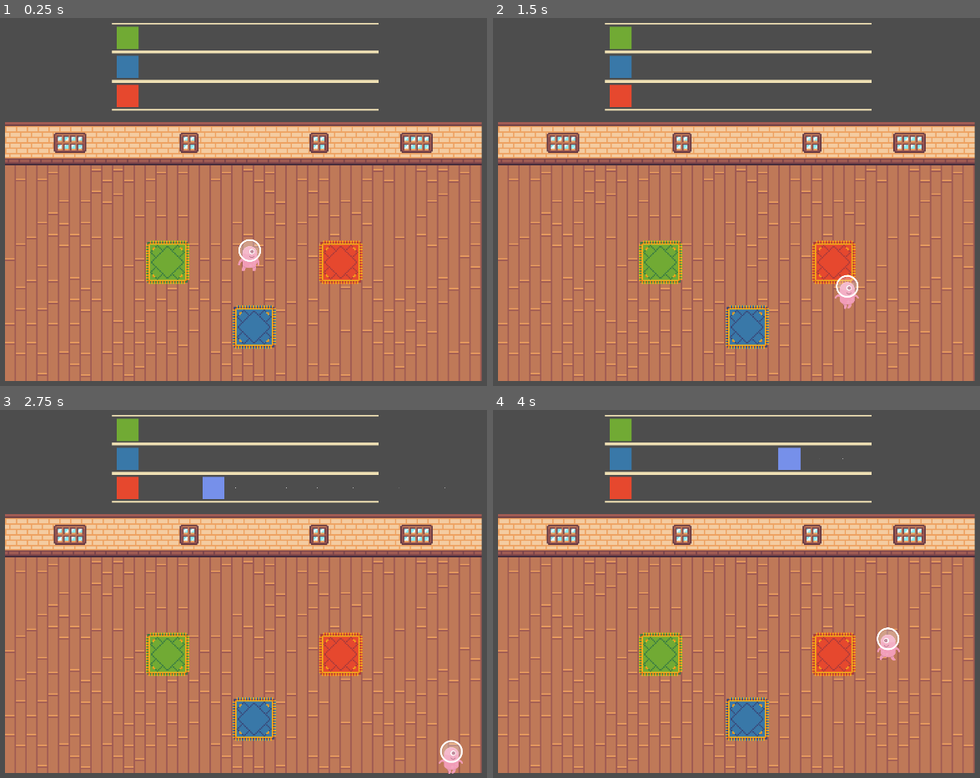
Above: before the commit, frames 1-4 (two rows, left to right).
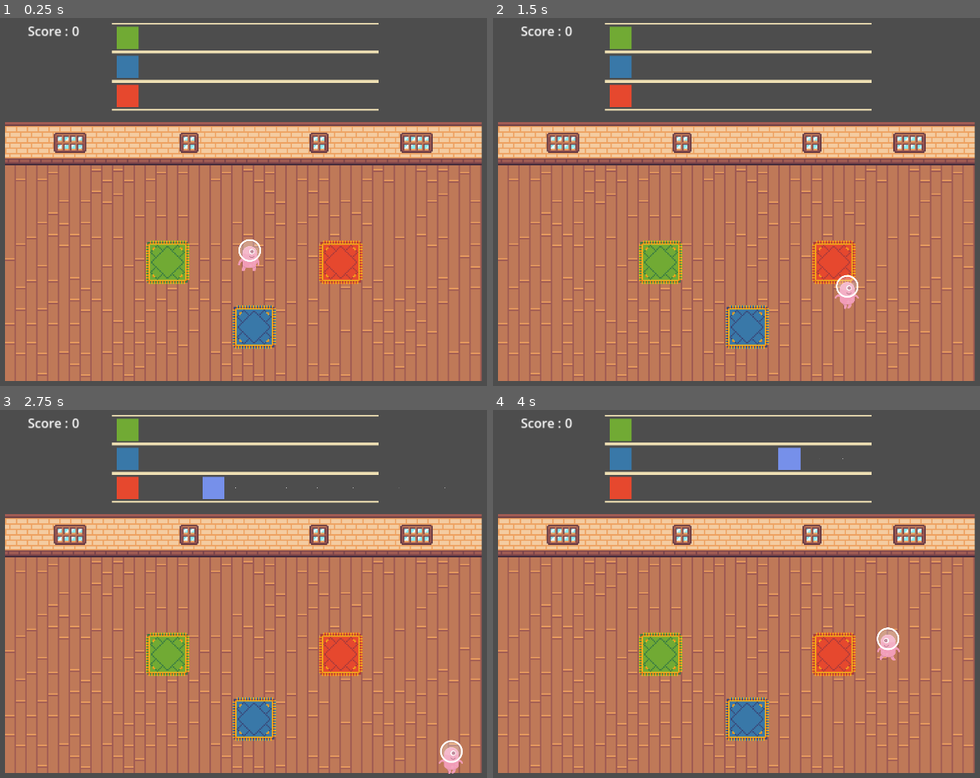
Above: after the commit, the same moments.

Repository: Zenika/gamejam-002-cook-ze-beat
Game: Godot game, scene res://scenes/game.tscn
Same seed, same stepped clock (60 frames per second), same inputs: the game is played once before the commit and once after it. Sound files missing from this copy of the repository are replaced by a short silence.
Inputs:
- Up to frame 1 (0.25 s): no input
- Up to frame 2 (1.5 s): tap Enter at 0.5 s; hold Right (move_right) 0.53-1.28 s; tap Space (action) at 0.6 s; hold Down (move_down) from 1.28 s (still down); tap Shift (sprint) at 1.35 s
- Up to frame 3 (2.75 s): release Down (move_down) at 2.03 s; hold Right (move_right) from 2.03 s (still down); tap Space (action) at 2.1 s
- Up to frame 4 (4 s): release Right (move_right) at 2.78 s; hold Up (move_up) 2.78-3.53 s; tap Shift (sprint) at 2.85 s; hold Left (move_left) from 3.53 s (still down); tap Space (action) at 3.6 s

The runs differ from the first frame. In frame 1, 0.1% of the frame differs, in the area x 5-17%, y 2-5%; in frame 2, 0.1%; in frame 3, 0.1%; in frame 4, 0.1%.

Commit message:
feat: affiche un score

Diff:
--- a/scenes/partition/partition.tscn
+++ b/scenes/partition/partition.tscn
@@ -7,6 +7,7 @@
 [ext_resource type="Texture2D" uid="uid://cpbbob0ttfc1d" path="res://Sprites/notes_markers/blue.png" id="5_lcf4y"]
 [ext_resource type="Texture2D" uid="uid://dlyp1oteodl0p" path="res://Sprites/notes_markers/red.png" id="6_2uief"]
 [ext_resource type="Texture2D" uid="uid://d3j1h0nm2fi1t" path="res://Sprites/notes_markers/green.png" id="7_wp0wo"]
+[ext_resource type="PackedScene" uid="uid://dtbg7s6asp1bj" path="res://scenes/score.tscn" id="8_mr4dm"]
 
 [node name="Partition" type="Node2D"]
 script = ExtResource("1_v8fus")
@@ -42,5 +43,12 @@
 position = Vector2(90, 82)
 texture = ExtResource("7_wp0wo")
 
+[node name="Score" parent="." instance=ExtResource("8_mr4dm")]
+position = Vector2(-360, 9)
+scale = Vector2(3.55, 3.55)
+
+[connection signal="increment_score" from="NoteMarker" to="Score" method="incrementScore"]
+[connection signal="increment_score" from="NoteMarker2" to="Score" method="incrementScore"]
+[connection signal="increment_score" from="NoteMarker3" to="Score" method="incrementScore"]
 [connection signal="beat" from="Conductor" to="." method="_on_Conductor_beat"]
 [connection signal="measure" from="Conductor" to="." method="_on_Conductor_measure"]
--- /dev/null
+++ b/scenes/score.tscn
@@ -0,0 +1,21 @@
+[gd_scene load_steps=2 format=3 uid="uid://dtbg7s6asp1bj"]
+
+[ext_resource type="Script" path="res://scripts/score.gd" id="1_vxslw"]
+
+[node name="Score" type="Node2D"]
+script = ExtResource("1_vxslw")
+
+[node name="ScoreNode" type="Node2D" parent="."]
+
+[node name="Label" type="Label" parent="ScoreNode"]
+offset_right = 56.0
+offset_bottom = 23.0
+text = "Score :"
+
+[node name="ValeurScore" type="Node2D" parent="."]
+
+[node name="Label" type="Label" parent="ValeurScore"]
+offset_left = 56.0
+offset_right = 112.0
+offset_bottom = 23.0
+text = "0"
--- /dev/null
+++ b/scripts/score.gd
@@ -0,0 +1,8 @@
+extends Node2D
+
+
+var score = 0
+
+func incrementScore(n: int):
+	score += n
+	$ValeurScore/Label.text = str(score)
Not shown: 1 places in scenes/partition/partition.tscn that only renumber resources
